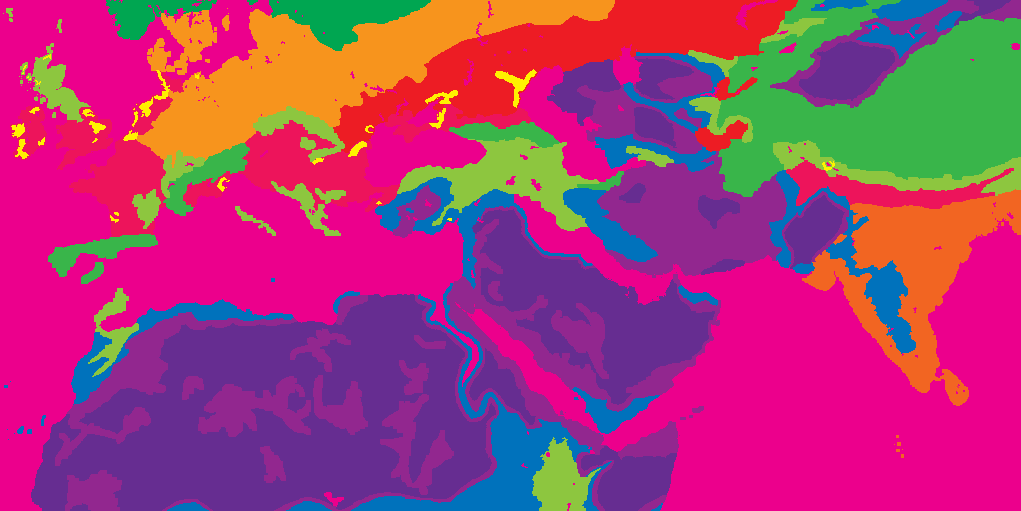
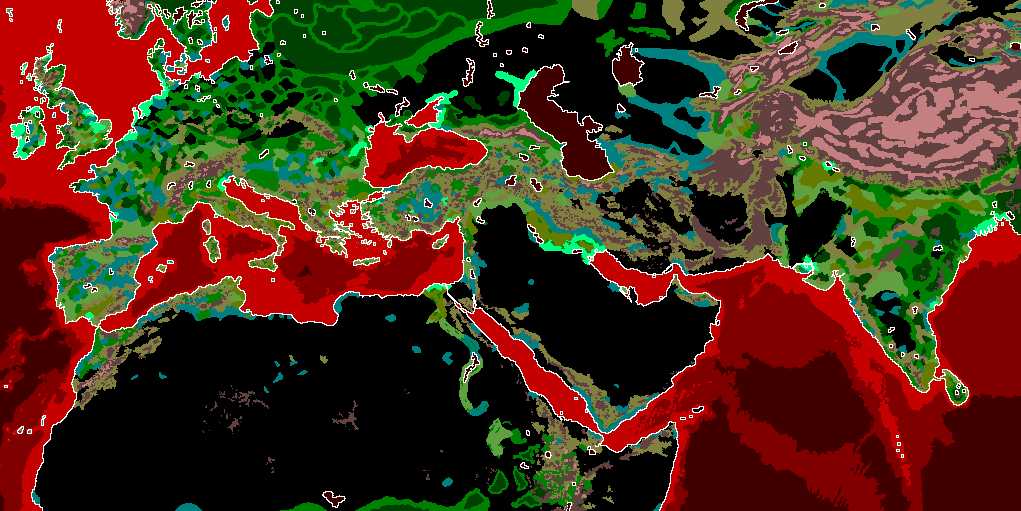
Before/after of a 1021x511 layered artwork. What changed in the layer stack:
showed "map_ground_types", moved it above "map_heights", painted on it over (x1=0, y1=0, x2=1021, y2=511)
hid "map_climates" over (x1=0, y1=0, x2=1021, y2=511)
